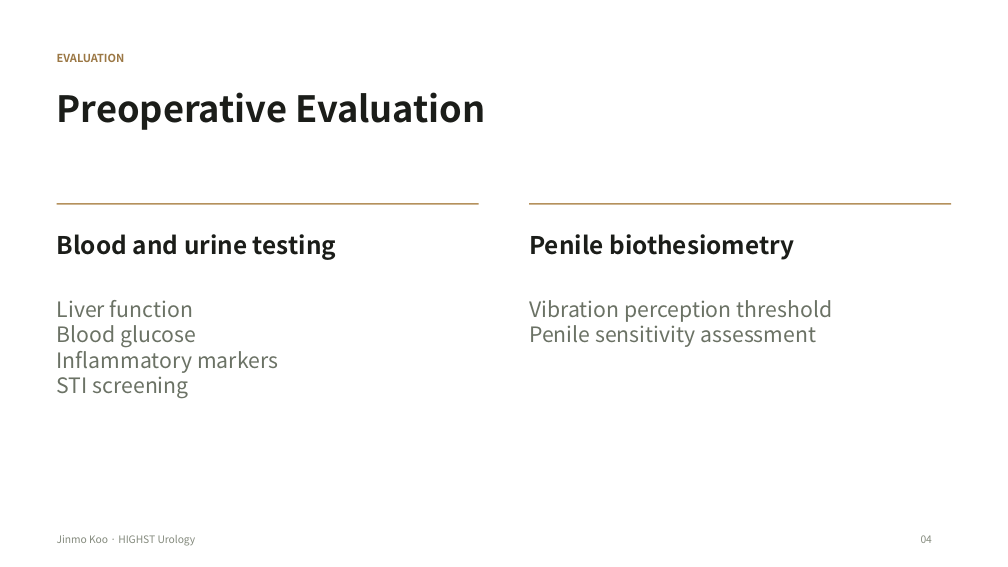
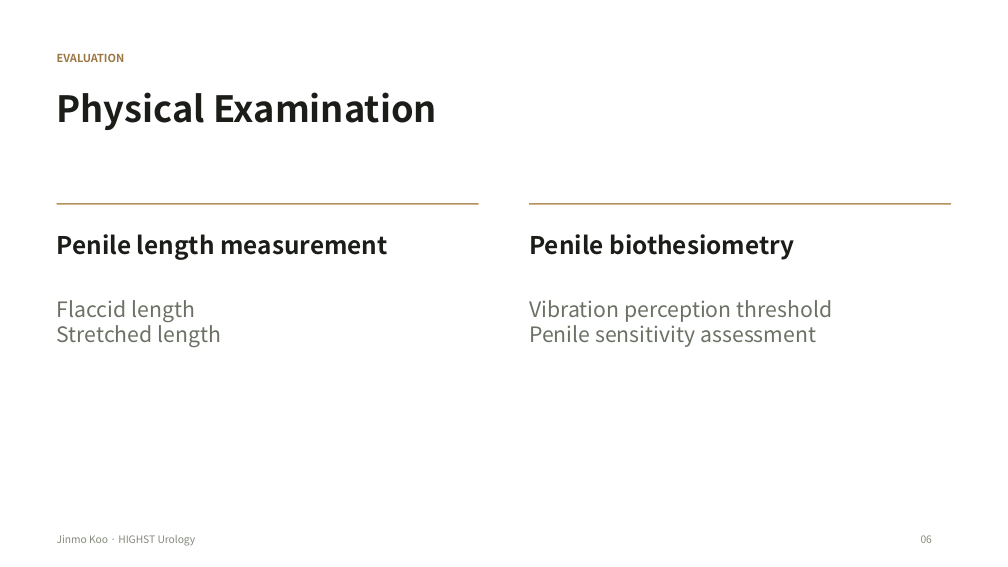
Before and after one commit to notoow/vietnam-urology-webinar, a slide deck: slide 6 of downloads/highst-perioperative-webinar.pptx (slide 4 before the commit). Drawn at 1008x567 pixels with LibreOffice and Linux fonts; fonts in the diff are those of the drawing. Boxes give left, top, right and bottom in pixels: in the first picture for what was removed or moved away, otherwise in the second. Text is boxed around its words. In the diff, an @@ line names an element or a change of style, - is before the commit and + after.

Commit message:
Add preoperative questionnaires laboratory tests and physical examination

```diff
--- a/downloads/highst-perioperative-webinar.pptx
+++ b/downloads/highst-perioperative-webinar.pptx
@@ text at [57,92,437,130]: text changed @@
-Preoperative Evaluation
+Physical Examination
@@ text at [57,234,388,260]: text changed @@
-Blood and urine testing
+Penile length measurement
@@ text at [57,300,222,348]: text changed @@
-Liver function
-Blood glucose
-Inflammatory markers
-STI screening
+Flaccid length
+Stretched length
@@ text at [921,535,932,543]: text changed @@
-04
+06
```
Also in this commit, not shown: 9 other slides changed, 2 slides added, 6 other files.
